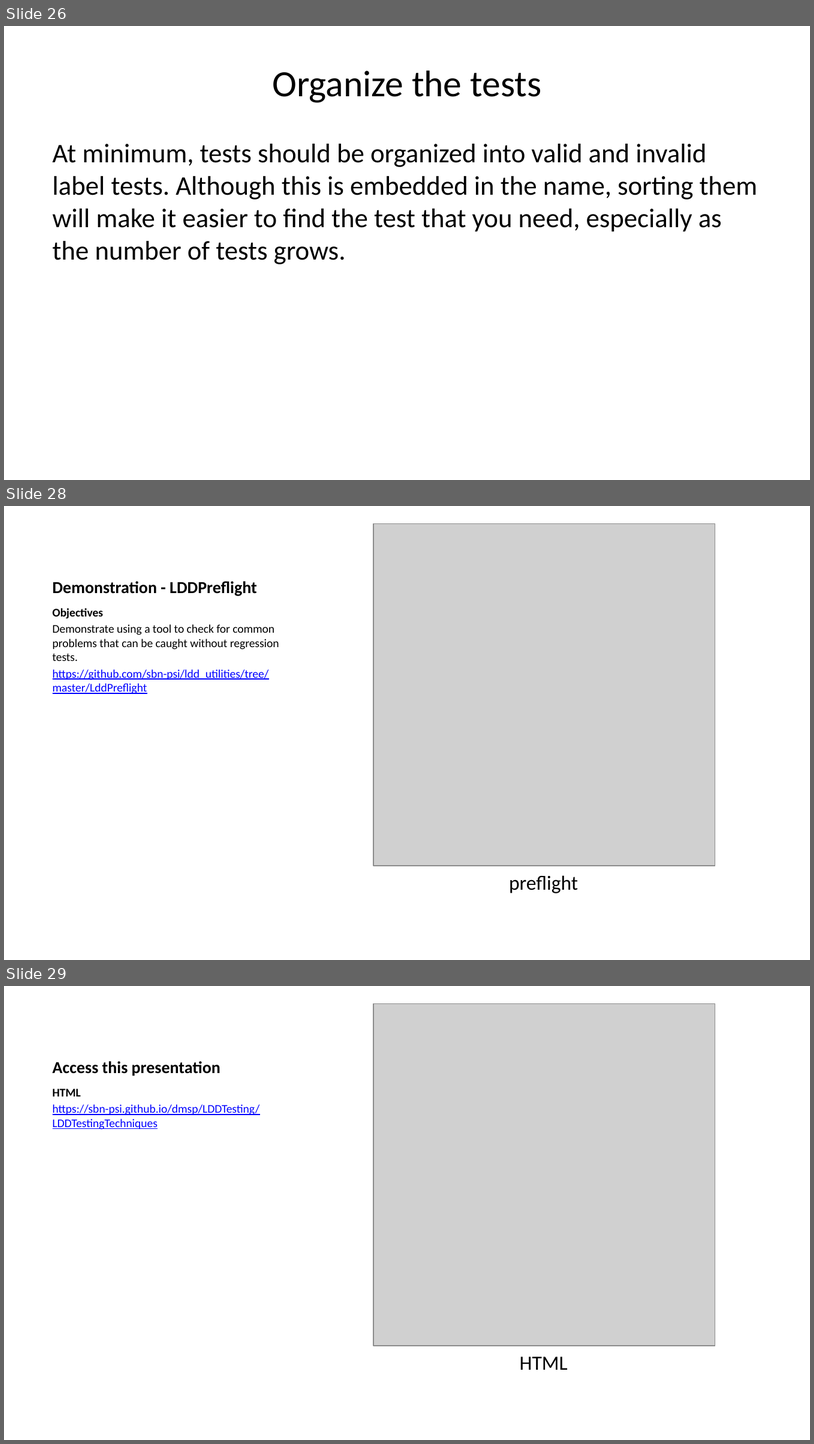
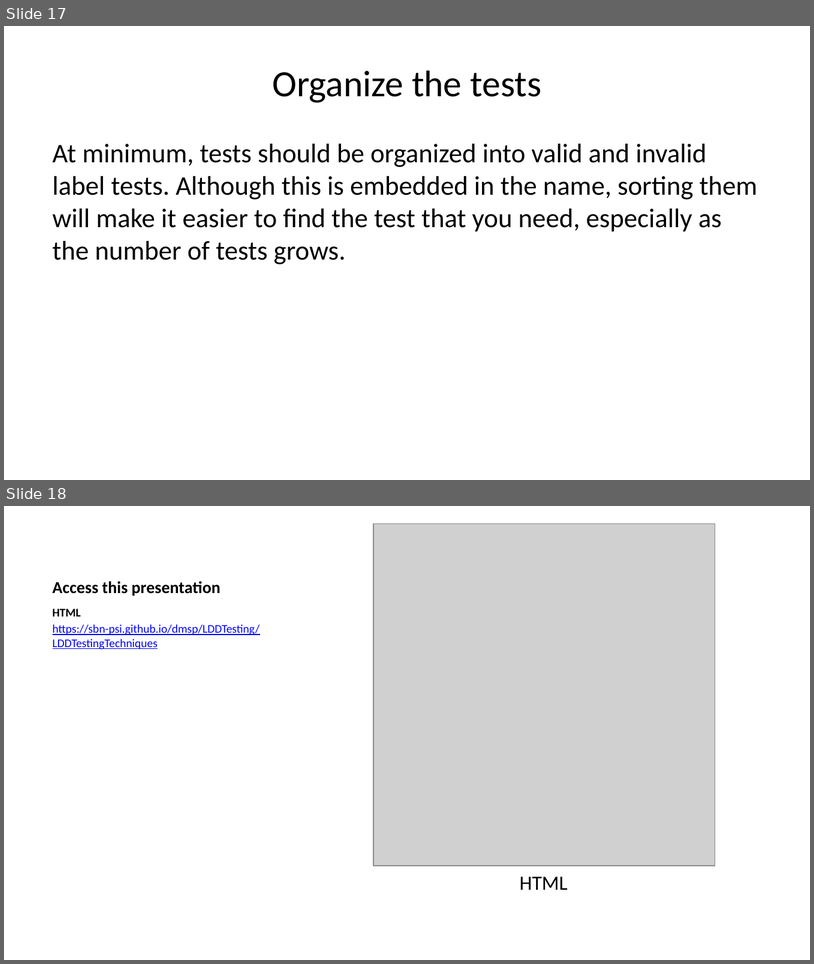
Before and after one commit to sbn-psi/dmsp, a slide deck: LDDTesting/stone-LDDTestingTechniques.pptx. Shown one above the other, each under a label of ours: slides 26, 28 and 29 before the commit, slides 17 and 18 after it; the slides between them are not shown. The pictures are 814x1444 and 814x964 pixels, drawn with LibreOffice and Linux fonts; fonts in the diff are those of the drawing; grey boxes stand for pictures. Boxes give left, top, right and bottom in pixels: in the first picture for what was removed or moved away, otherwise in the second. Text is boxed around its words. In the diff, an @@ line names an element or a change of style, - is before the commit and + after.

```diff
--- a/LDDTesting/stone-LDDTestingTechniques.pptx
+++ b/LDDTesting/stone-LDDTestingTechniques.pptx
@@ slide 28 removed at <box>4,506,810,960</box>, background #FFFFFF @@
@@ picture removed at <box>374,524,715,865</box> @@
@@ title removed at <box>53,581,257,596</box> @@
-Demonstration - LDDPreflight
@@ text removed at <box>53,608,279,694</box> @@
-Objectives
-Demonstrate using a tool to check for common problems that can be caught without regression tests.
-https://github.com/sbn-psi/ldd_utilities/tree/master/LddPreflight
@@ text removed at <box>509,875,578,893</box> @@
-preflight
@@ what was slide 26 is now slide 17 @@
@@ what was slide 29 is now slide 18 @@
```
Also in this commit, not shown: 10 other slides removed, 4 other files.
